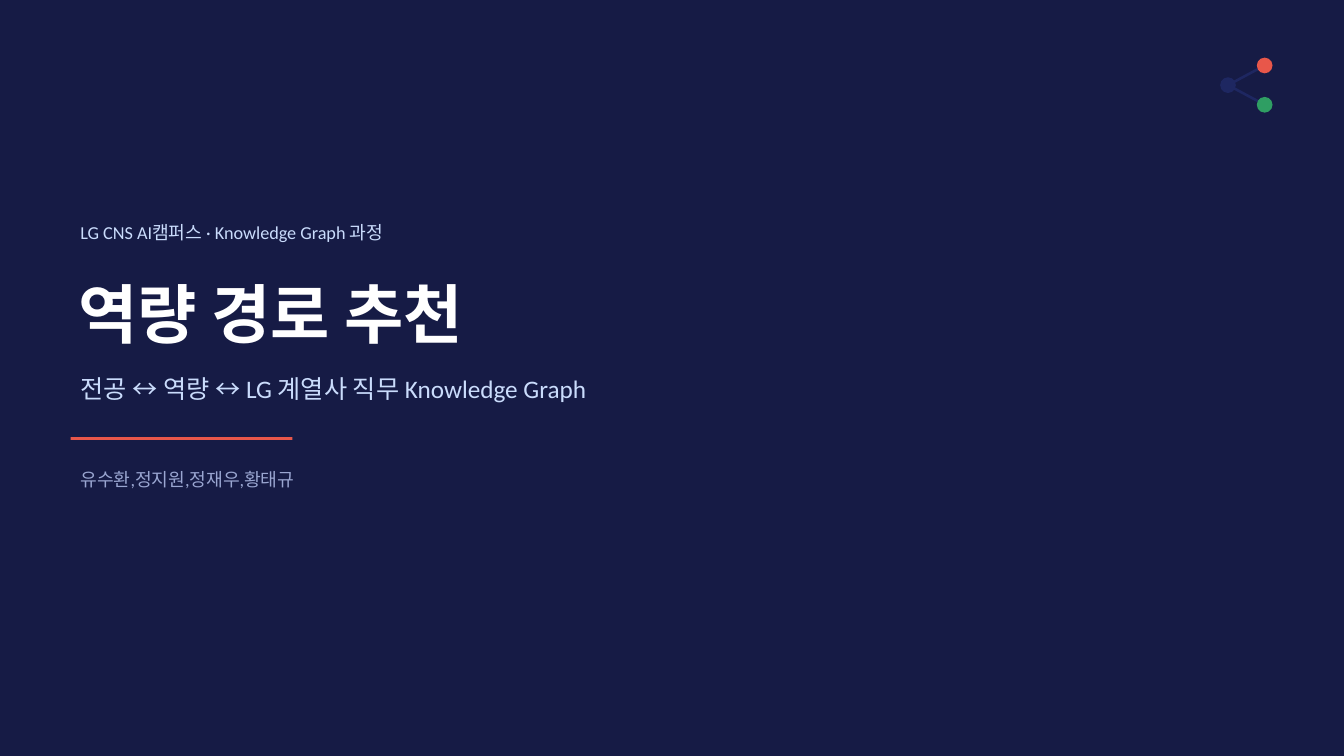
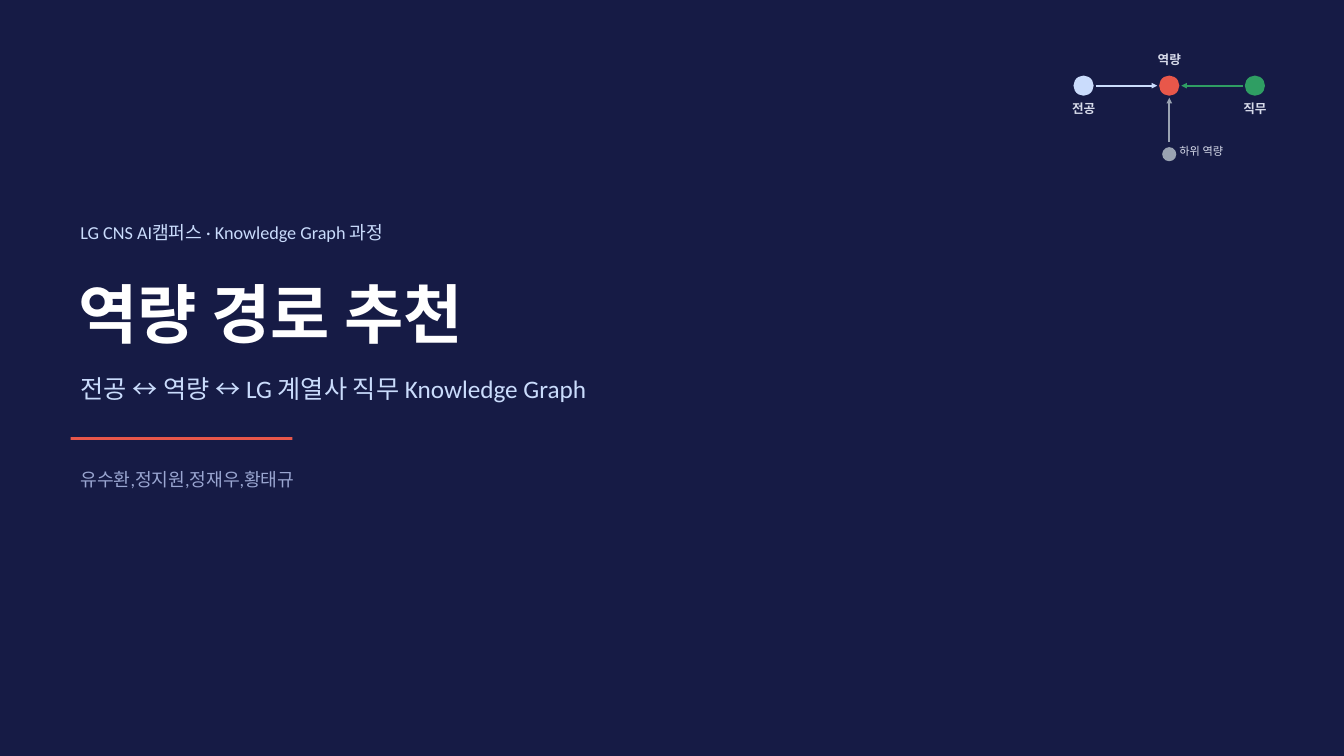
Before and after one commit to KU-CS-HTG/LG-CNS-KG-Project-1, a slide deck: slide 1 of docs/발표/presentation_version2.pptx. Drawn at 1344x756 pixels with LibreOffice and Linux fonts; fonts in the diff are those of the drawing. Boxes give left, top, right and bottom in pixels: in the first picture for what was removed or moved away, otherwise in the second. Text is boxed around its words. In the diff, an @@ line names an element or a change of style, - is before the commit and + after.

```diff
--- a/docs/발표/presentation_version2.pptx
+++ b/docs/발표/presentation_version2.pptx
@@ text added at (x1=1158, y1=53, x2=1181, y2=65), 9 pt, text #D7DBEA, bold @@
+역량
@@ ellipse resized from (x1=1221, y1=78, x2=1237, y2=94) to (x1=1074, y1=76, x2=1094, y2=96) @@
@@ ellipse at (x1=1074, y1=76, x2=1094, y2=96): fill #1E2761 to #CADCFC @@
@@ arrow added from (1096, 86) to (1157, 86), #CADCFC 1.5 pt @@
@@ ellipse resized from (x1=1257, y1=57, x2=1273, y2=74) to (x1=1159, y1=76, x2=1180, y2=96) @@
@@ arrow added from (1243, 86) to (1182, 86), #2F9E63 1.5 pt @@
@@ rectangle removed at (x1=1228, y1=64, x2=1266, y2=86) @@
@@ rectangle removed at (x1=1228, y1=84, x2=1266, y2=106) @@
@@ ellipse resized from (x1=1257, y1=97, x2=1273, y2=113) to (x1=1245, y1=76, x2=1265, y2=96) @@
@@ text added at (x1=1072, y1=102, x2=1095, y2=114), 9 pt, text #D7DBEA, bold @@
+전공
@@ arrow added from (1170, 142) to (1170, 98), #9AA3B2 1.5 pt @@
@@ text added at (x1=1243, y1=102, x2=1266, y2=114), 9 pt, text #D7DBEA, bold @@
+직무
@@ ellipse added at (x1=1163, y1=147, x2=1177, y2=161), fill #9AA3B2 @@
@@ text added at (x1=1179, y1=146, x2=1224, y2=156), 8 pt, text #D7DBEA @@
+하위 역량
```
Also in this commit, not shown: 7 other slides changed, 16 other files.
